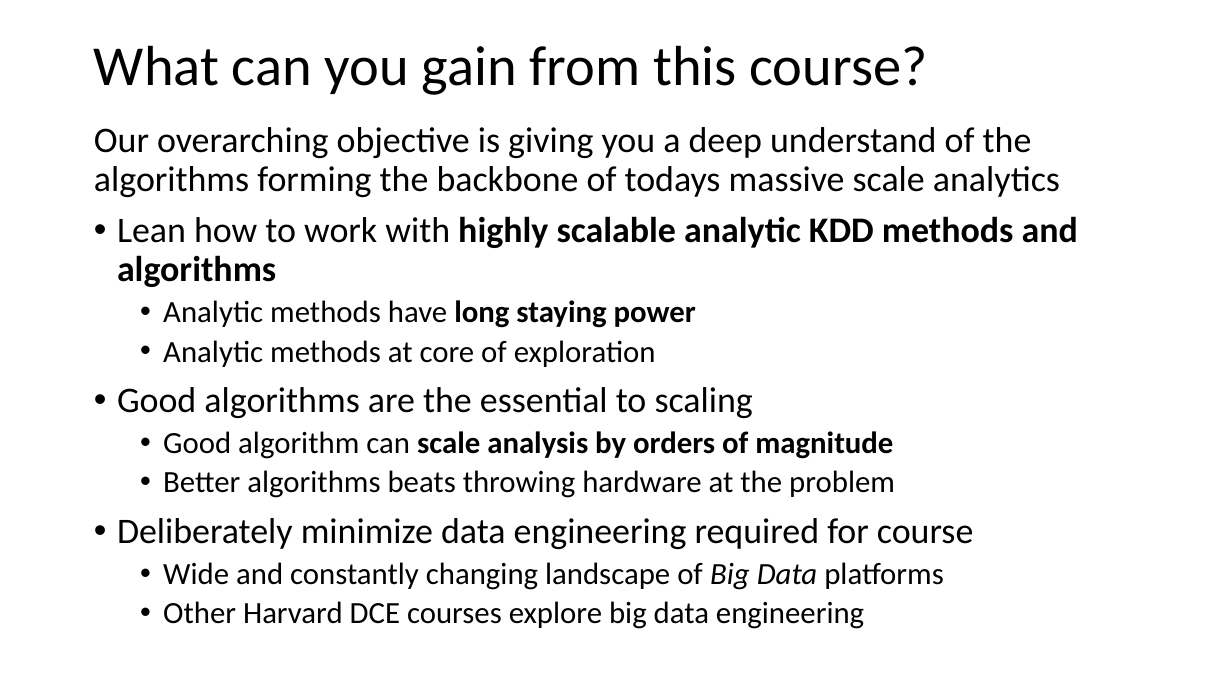
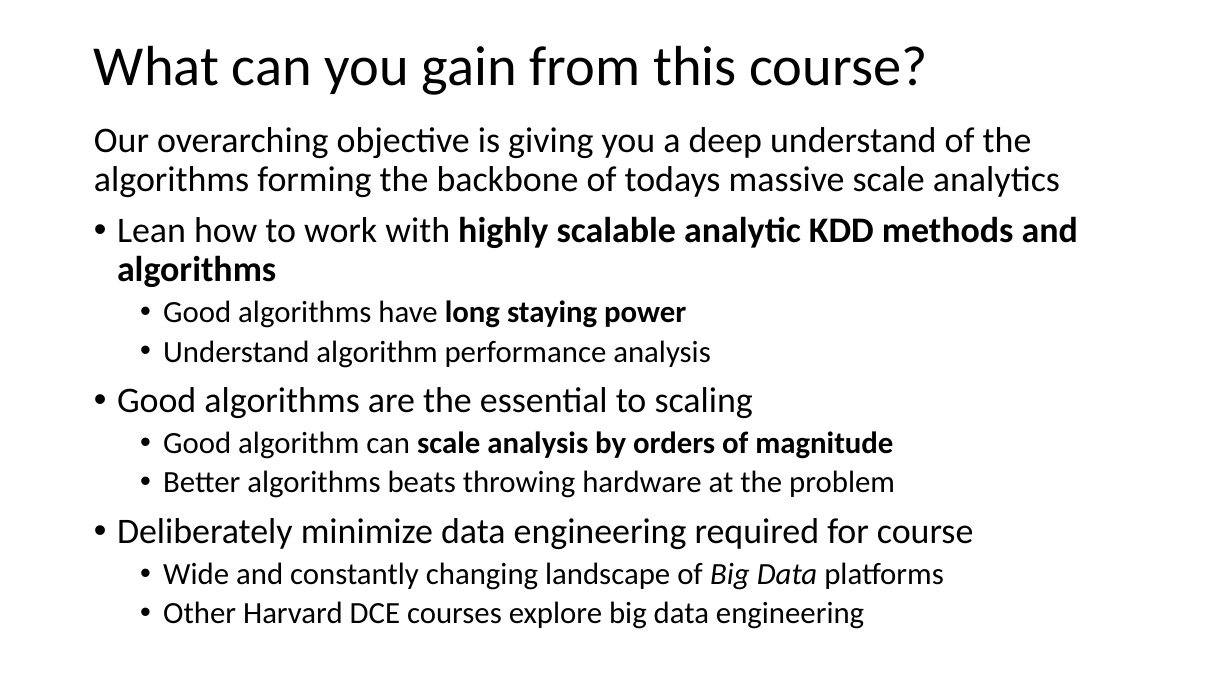
Before and after one commit to tenevian/Harvard-SSP-Data-Mining, a slide deck: slide 11 of slides/1_Introduction.pptx. Drawn at 1232x693 pixels with LibreOffice and Linux fonts; fonts in the diff are those of the drawing. Boxes give left, top, right and bottom in pixels: in the first picture for what was removed or moved away, otherwise in the second. Text is boxed around its words. In the diff, an @@ line names an element or a change of style, - is before the commit and + after.

```diff
--- a/slides/1_Introduction.pptx
+++ b/slides/1_Introduction.pptx
@@ text at (163, 300, 711, 368): text changed @@
-  • Analytic methods have long staying power
-  • Analytic methods at core of exploration
+  • Good algorithms have long staying power
+  • Understand algorithm performance analysis
```
Also in this commit, not shown: 8 other slides changed, 2 slides added.
